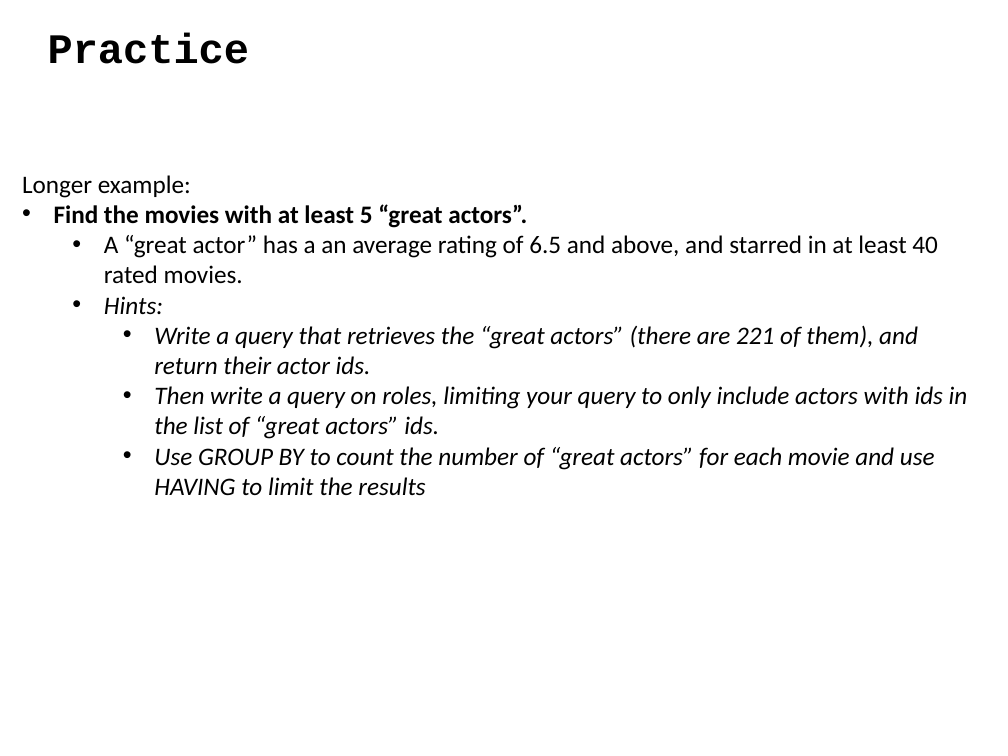
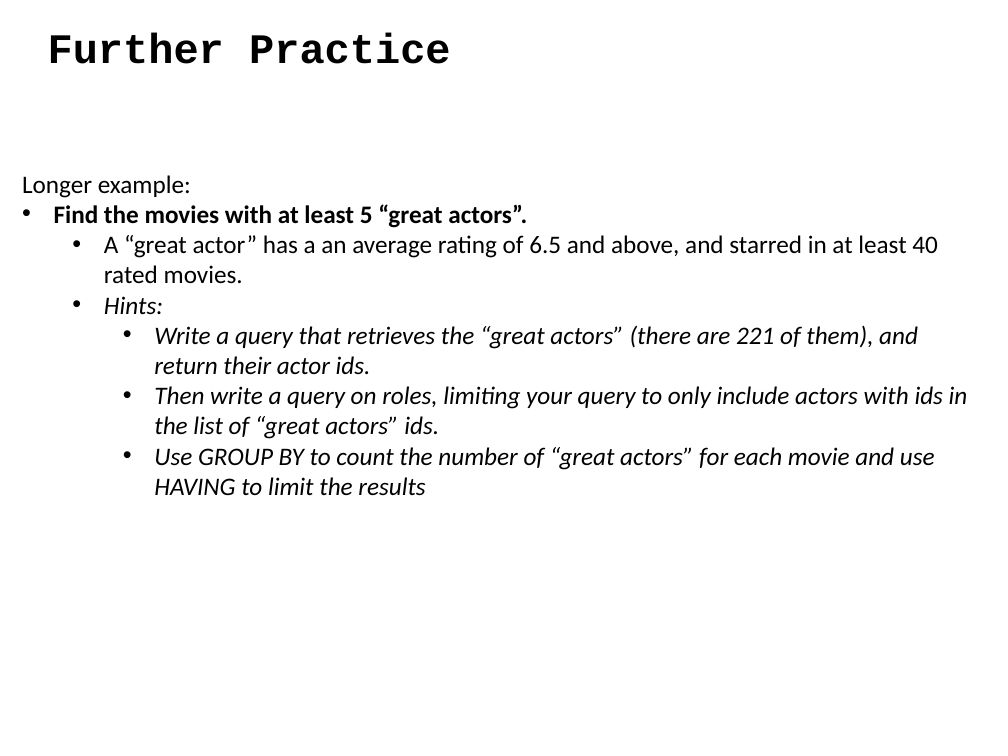
Before and after one commit to ipeirotis/introduction-to-databases, a slide deck: slide 75 of C-SQL.pptx (slide 78 before the commit). Drawn at 1008x756 pixels with LibreOffice and Linux fonts; fonts in the diff are those of the drawing. Boxes give left, top, right and bottom in pixels: in the first picture for what was removed or moved away, otherwise in the second. Text is boxed around its words. In the diff, an @@ line names an element or a change of style, - is before the commit and + after.

```diff
--- a/C-SQL.pptx
+++ b/C-SQL.pptx
@@ text at (48,32,451,64): text changed @@
-Practice
+Further Practice
```
Also in this commit, not shown: 8 other slides changed, 2 slides added, 1 slide removed.
